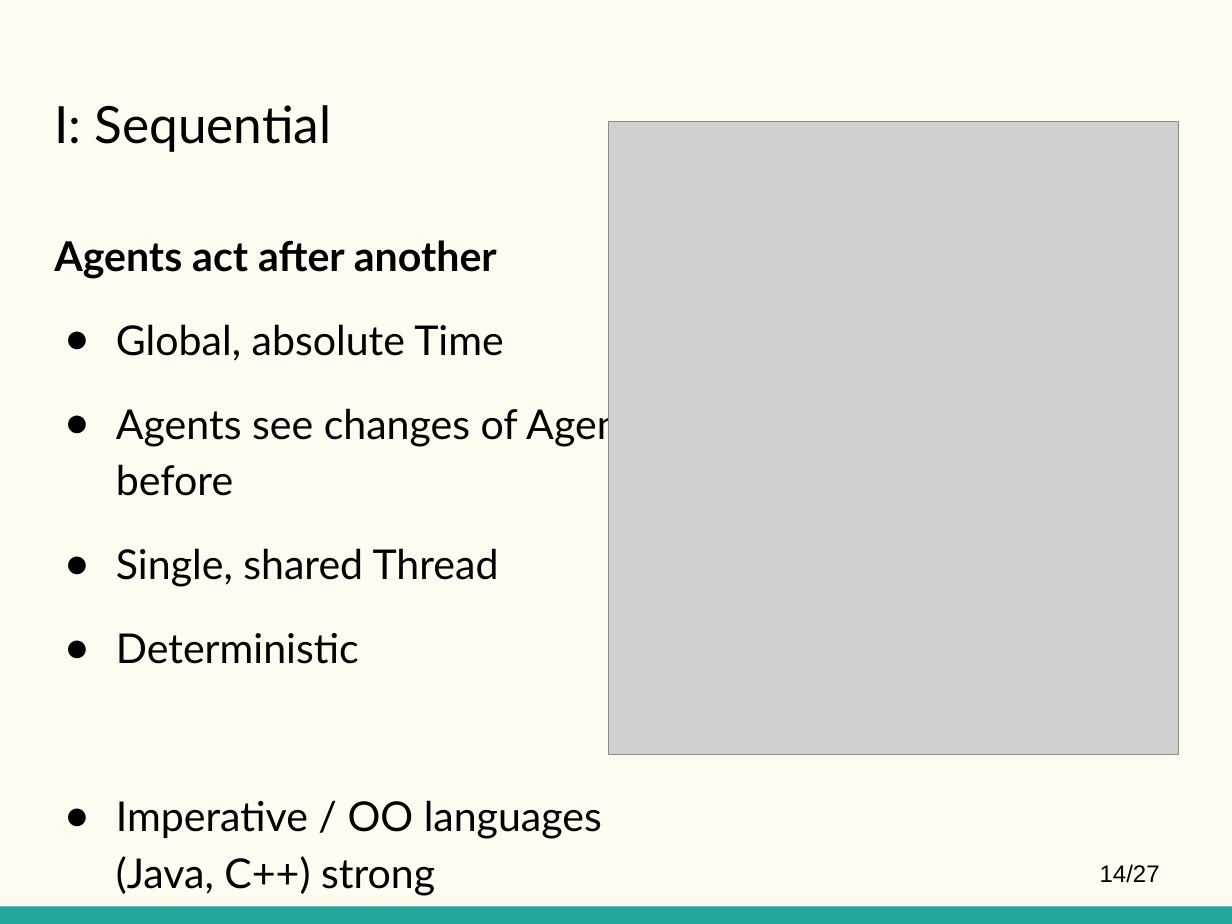
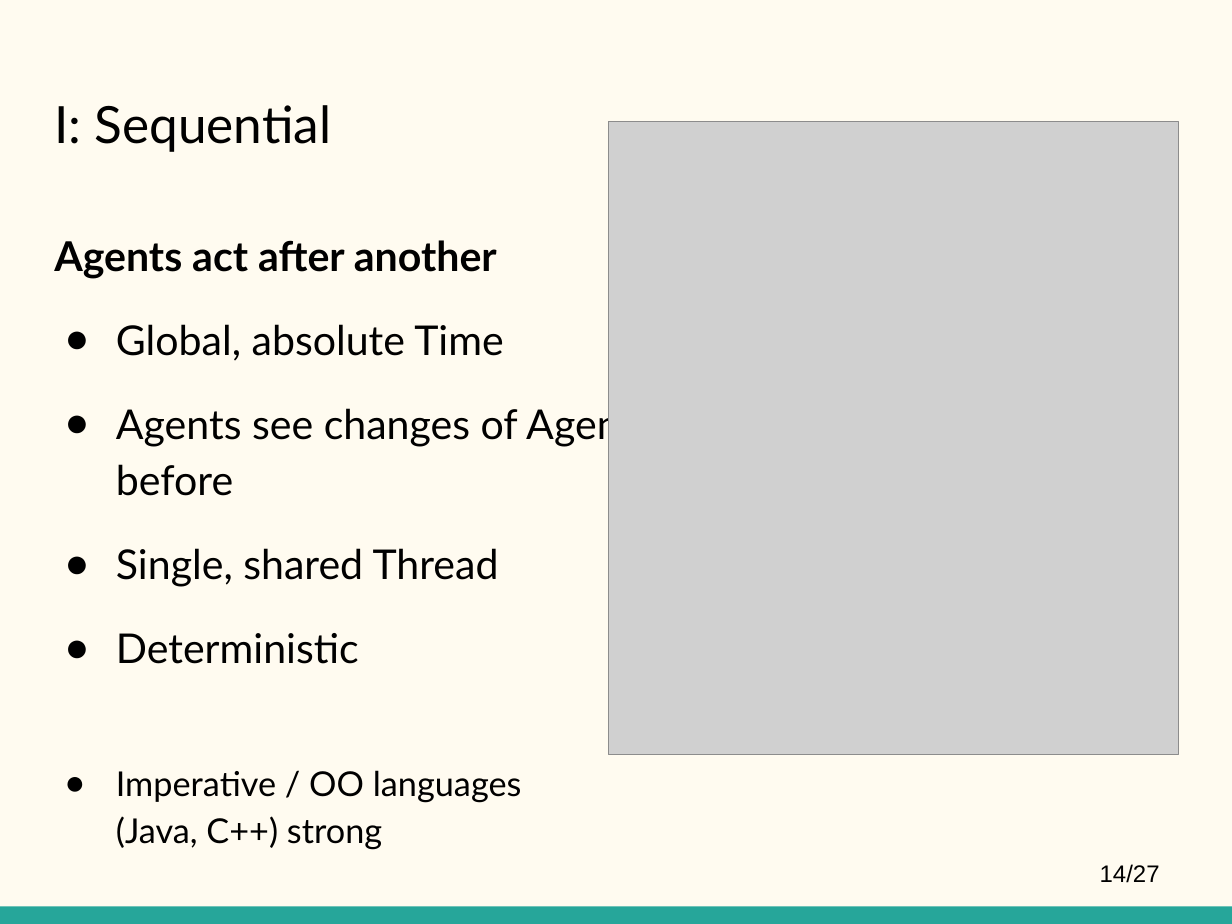
Before and after one commit to thalerjonathan/phd, a slide deck: slide 14 of presentations/ssc2017/SSC 2017.pptx. Drawn at 1232x924 pixels with LibreOffice and Linux fonts; fonts in the diff are those of the drawing; grey boxes stand for pictures. Boxes give left, top, right and bottom in pixels: in the first picture for what was removed or moved away, otherwise in the second. Text is boxed around its words. In the diff, an @@ line names an element or a change of style, - is before the commit and + after.

```diff
--- a/presentations/ssc2017/SSC 2017.pptx
+++ b/presentations/ssc2017/SSC 2017.pptx
@@ text at (116, 770, 522, 850): size 24 to 20 pt in "Imperative / OO languages (Java, C++) strong" @@
```
Also in this commit, not shown: 6 other slides changed, 1 other file.
